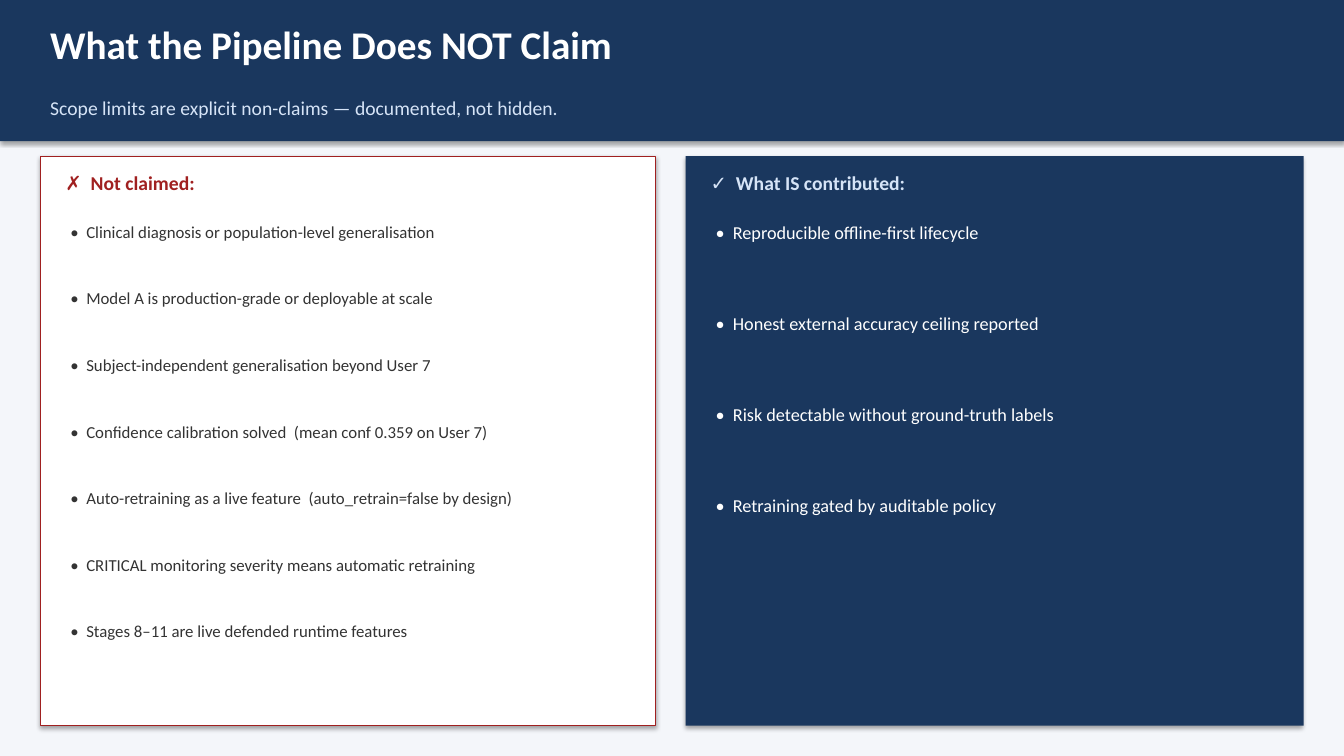
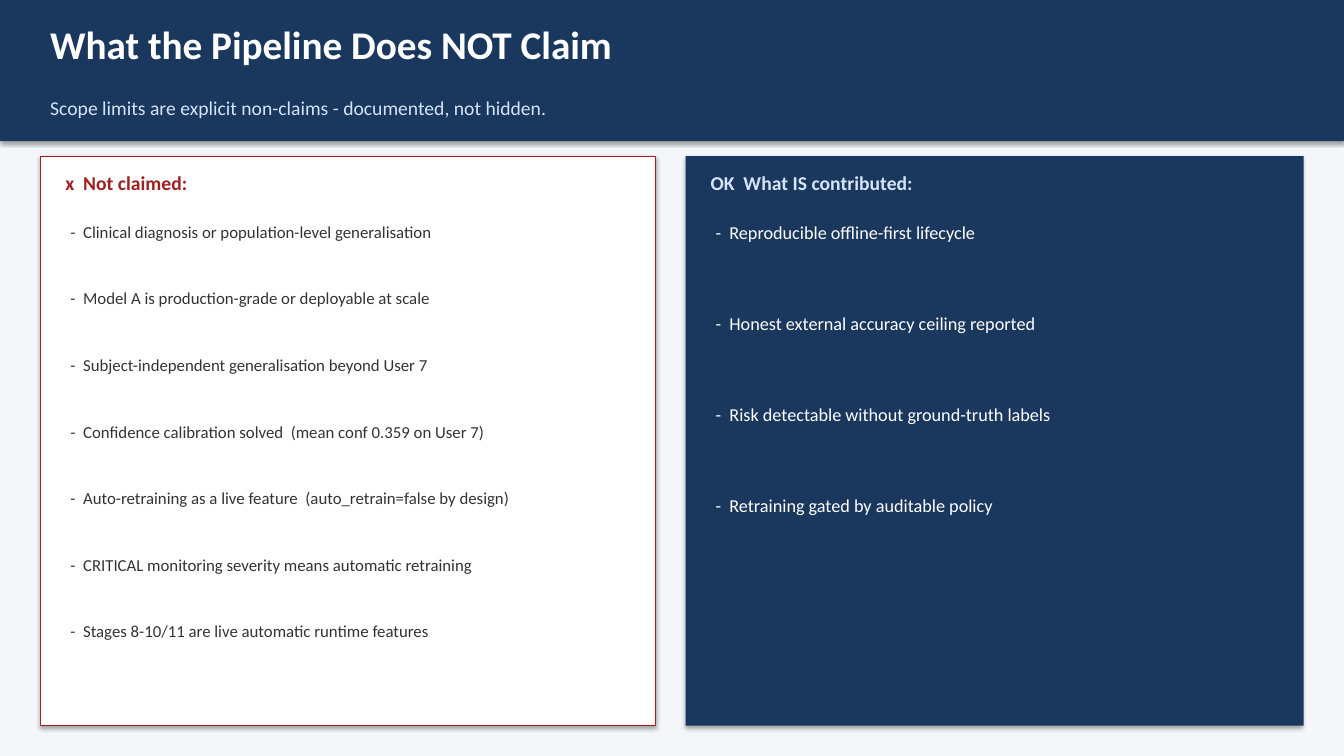
Before and after one commit to ShalinVachheta017/wearable-har-mlops-pipeline, a slide deck: slide 15 of internal/writing/defense_slides.pptx. Drawn at 1344x756 pixels with LibreOffice and Linux fonts; fonts in the diff are those of the drawing. Boxes give left, top, right and bottom in pixels: in the first picture for what was removed or moved away, otherwise in the second. Text is boxed around its words. In the diff, an @@ line names an element or a change of style, - is before the commit and + after.

```diff
--- a/internal/writing/defense_slides.pptx
+++ b/internal/writing/defense_slides.pptx
@@ text at <box>50,101,546,118</box>: text changed @@
-Scope limits are explicit non-claims — documented, not hidden.
+Scope limits are explicit non-claims - documented, not hidden.
@@ text at <box>65,176,187,190</box>: text changed @@
-✗ Not claimed:
+x Not claimed:
@@ text at <box>711,176,913,190</box>: text changed @@
-✓ What IS contributed:
+OK What IS contributed:
@@ text at <box>83,226,431,241</box>: text changed @@
-• Clinical diagnosis or population-level generalisation
+- Clinical diagnosis or population-level generalisation
@@ text at <box>729,226,975,242</box>: text changed @@
-• Reproducible offline-first lifecycle
+- Reproducible offline-first lifecycle
@@ text at <box>83,292,430,307</box>: text changed @@
-• Model A is production-grade or deployable at scale
+- Model A is production-grade or deployable at scale
@@ text at <box>729,317,1035,333</box>: text changed @@
-• Honest external accuracy ceiling reported
+- Honest external accuracy ceiling reported
@@ text at <box>83,359,427,374</box>: text changed @@
-• Subject-independent generalisation beyond User 7
+- Subject-independent generalisation beyond User 7
@@ text at <box>729,408,1051,424</box>: text changed @@
-• Risk detectable without ground-truth labels
+- Risk detectable without ground-truth labels
@@ text at <box>83,426,484,440</box>: text changed @@
-• Confidence calibration solved (mean conf 0.359 on User 7)
+- Confidence calibration solved (mean conf 0.359 on User 7)
@@ text at <box>83,492,509,507</box>: text changed @@
-• Auto-retraining as a live feature (auto_retrain=false by design)
+- Auto-retraining as a live feature (auto_retrain=false by design)
@@ text at <box>729,499,992,515</box>: text changed @@
-• Retraining gated by auditable policy
+- Retraining gated by auditable policy
@@ text at <box>83,559,472,574</box>: text changed @@
-• CRITICAL monitoring severity means automatic retraining
+- CRITICAL monitoring severity means automatic retraining
@@ text at <box>83,625,429,640</box>: text changed @@
-• Stages 8–11 are live defended runtime features
+- Stages 8-10/11 are live automatic runtime features
```
Also in this commit, not shown: 16 other slides changed, 2 other files.
